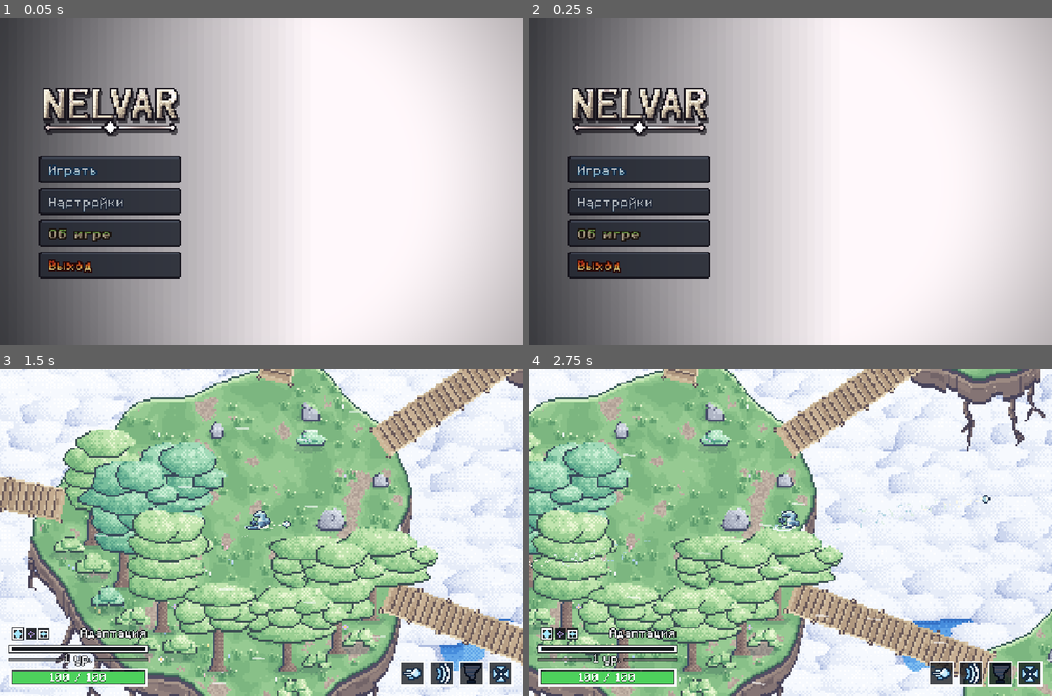
Above: before the commit, frames 1-4 (two rows, left to right).
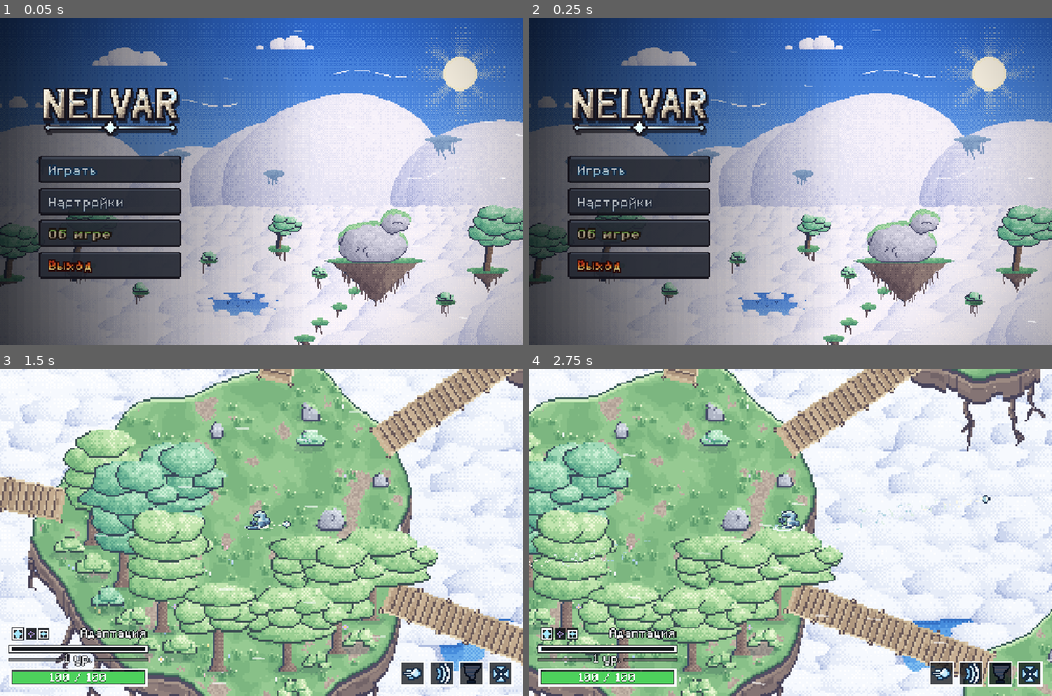
Above: after the commit, the same moments.

Repository: JLichiNus/Nelvar
Game: Godot game, scene res://scenes/main_menu.tscn
Two runs of this game, one before a commit and one after it. Both use one fixed random seed, a clock stepped at 60 frames per second and the inputs below. Sound files missing from this copy of the repository are replaced by a short silence.
Inputs (mouse positions are in pixels of both pictures, inside the frame that each line leads up to):
- Up to frame 1 (0.05 s): no input
- Up to frame 2 (0.25 s): no input
- Up to frame 3 (1.5 s): click "Играть" at 0.5 s; tap Enter (ui_accept) at 1.25 s; move the mouse to (376, 516) at 1.27 s; hold Right (ui_right) from 1.28 s (still down); tap Shift (speed_boost) at 1.35 s; click (376, 516) at 1.42 s
- Up to frame 4 (2.75 s): tap Enter (ui_accept) at 1.52 s; release Right (ui_right) at 2 s; drag from (685, 548) to (921, 503) at 2.02 s

The runs differ from the first frame. In frame 1, 45% of the frame differs, in the area x 0-100%, y 0-100%; in frame 2, 45%; in frame 3, less than 0.1%; in frame 4, nothing differs.
Error before the commit: Parse Error: Could not find type "NelvarOptionRow" in the current scope. (res://ui/main_menu/settings_panel.gd:24)

Commit message:
updated settings & LORE

Diff:
--- a/scripts/game_settings.gd
+++ b/scripts/game_settings.gd
@@ -12,12 +12,13 @@
 
 ## In-game panel with the seed, world stats and controls. Hidden by default.
 var show_info_panel := false
-## Red vignette when the player is hurt: strength per level, the first is off.
-const VIGNETTE_LEVELS: Array[float] = [0.0, 0.4, 0.7, 1.0]
-const VIGNETTE_NAMES: Array[String] = ["выкл.", "слабая", "средняя", "сильная"]
+## Red vignette when the player is hurt: its strength 0..1 (0 is off), set
+## in steps of VIGNETTE_STEP.
+const VIGNETTE_STEP := 0.1
+## Older settings files kept a level (index into these) instead.
+const LEGACY_VIGNETTE_LEVELS: Array[float] = [0.0, 0.4, 0.7, 1.0]
 
-## Index into VIGNETTE_LEVELS.
-var damage_vignette_level := 2
+var damage_vignette := 0.7
 ## Show only the side of the vignette facing whatever hurt the player.
 var damage_vignette_directional := false
 ## Developer menu: "Играть" opens the Void (scenes/void.tscn) instead of the usual world.
@@ -35,8 +36,12 @@
 	if config.load(PATH) == OK:
 		show_info_panel = config.get_value("hud", "show_info_panel", show_info_panel)
 		start_in_void = config.get_value("dev", "start_in_void", start_in_void)
-		damage_vignette_level = clampi(config.get_value("hud", "damage_vignette_level",
-			damage_vignette_level), 0, VIGNETTE_LEVELS.size() - 1)
+		if config.has_section_key("hud", "damage_vignette"):
+			damage_vignette = _snap_vignette(float(config.get_value("hud", "damage_vignette")))
+		elif config.has_section_key("hud", "damage_vignette_level"):
+			var level := clampi(int(config.get_value("hud", "damage_vignette_level")), 0,
+				LEGACY_VIGNETTE_LEVELS.size() - 1)
+			damage_vignette = LEGACY_VIGNETTE_LEVELS[level]
 		damage_vignette_directional = config.get_value("hud", "damage_vignette_directional",
 			damage_vignette_directional)
 		for bus in VOLUME_BUSES:
@@ -69,16 +74,21 @@
 
 
 func damage_vignette_strength() -> float:
-	return VIGNETTE_LEVELS[damage_vignette_level]
+	return damage_vignette
 
 
-func set_damage_vignette_level(level: int) -> void:
-	level = clampi(level, 0, VIGNETTE_LEVELS.size() - 1)
-	if level == damage_vignette_level:
+func set_damage_vignette(strength: float) -> void:
+	strength = _snap_vignette(strength)
+	if is_equal_approx(strength, damage_vignette):
 		return
-	damage_vignette_level = level
+	damage_vignette = strength
 	_save()
 	damage_vignette_changed.emit()
+
+
+## Whole steps, divided rather than multiplied back so 0.7 is saved as 0.7.
+func _snap_vignette(strength: float) -> float:
+	return clampf(roundf(strength / VIGNETTE_STEP) / roundf(1.0 / VIGNETTE_STEP), 0.0, 1.0)
 
 
 func set_damage_vignette_directional(enabled: bool) -> void:
@@ -121,7 +131,9 @@
 	config.load(PATH)  # keep any other sections already saved
 	config.set_value("hud", "show_info_panel", show_info_panel)
 	config.set_value("dev", "start_in_void", start_in_void)
-	config.set_value("hud", "damage_vignette_level", damage_vignette_level)
+	config.set_value("hud", "damage_vignette", damage_vignette)
+	if config.has_section_key("hud", "damage_vignette_level"):
+		config.erase_section_key("hud", "damage_vignette_level")
 	config.set_value("hud", "damage_vignette_directional", damage_vignette_directional)
 	for bus in VOLUME_BUSES:
 		config.set_value("audio", String(bus).to_lower(), volumes[bus])
--- a/ui/main_menu/settings_panel.gd
+++ b/ui/main_menu/settings_panel.gd
@@ -15,13 +15,17 @@
 
 const HINT_META := &"hint"
 
+## Step ticks closer together than this are skipped: dragging a slider
+## crosses many 1% steps a frame, held arrows repeat fast.
+const STEP_SOUND_GAP_MS := 45
+
 ## Next/previous category (physical keys, so they work in any layout).
 const NEXT_KEY := KEY_E
 const PREVIOUS_KEY := KEY_Q
 
 @onready var fullscreen_check: CheckButton = %Fullscreen
 @onready var info_panel_check: CheckButton = %InfoPanel
-@onready var vignette_level: NelvarOptionRow = %VignetteLevel
+@onready var vignette_level: NelvarSlider = %VignetteLevel
 @onready var vignette_direction_check: CheckButton = %VignetteDirection
 @onready var start_in_void_check: CheckButton = %StartInVoid
 @onready var categories: VBoxContainer = %Categories
@@ -30,6 +34,8 @@
 @onready var body: HBoxContainer = %Body
 @onready var footer: HBoxContainer = %Footer
 @onready var divider: ColorRect = %Body/Divider
+## Ticks on every step of a slider or a value row (the menu's hover sound).
+@onready var step_sound: AudioStreamPlayer = %StepSound
 
 var _tabs: Array[Button] = []
 var _pages: Array[Control] = []
@@ -38,6 +44,7 @@
 var _hovered_row: Control
 ## Off while the panel grows or shrinks: nothing in it takes focus or input.
 var _interactive := true
+var _last_step_sound_ms := -STEP_SOUND_GAP_MS
 
 
 func _ready() -> void:
@@ -68,6 +75,8 @@
 		if not rows.is_empty():
 			tab.focus_neighbor_right = tab.get_path_to(rows[0])
 		for row in rows:
+			if row is NelvarSlider:
+				(row as NelvarSlider).value_changed.connect(_play_step.unbind(1))
 			row.focus_neighbor_left = row.get_path_to(tab)
 			row.focus_entered.connect(_set_focused_row.bind(row))
 			row.focus_exited.connect(_set_focused_row.bind(null))
@@ -80,8 +89,8 @@
 	info_panel_check.set_pressed_no_signal(GameSettings.show_info_panel)
 	info_panel_check.toggled.connect(GameSettings.set_show_info_panel)
 	GameSettings.info_panel_changed.connect(info_panel_check.set_pressed_no_signal)
-	vignette_level.options = PackedStringArray(GameSettings.VIGNETTE_NAMES)
-	vignette_level.index_changed.connect(GameSettings.set_damage_vignette_level)
+	vignette_level.step = GameSettings.VIGNETTE_STEP
+	vignette_level.value_changed.connect(GameSettings.set_damage_vignette)
 	vignette_direction_check.toggled.connect(GameSettings.set_damage_vignette_directional)
 	GameSettings.damage_vignette_changed.connect(_show_vignette_settings)
 	_show_vignette_settings()
@@ -175,8 +184,16 @@
 	_stop()
 
 
+func _play_step() -> void:
+	var now := Time.get_ticks_msec()
+	if now - _last_step_sound_ms < STEP_SOUND_GAP_MS:
+		return
+	_last_step_sound_ms = now
+	step_sound.play()
+
+
 func _show_vignette_settings() -> void:
-	vignette_level.index = GameSettings.damage_vignette_level
+	vignette_level.set_value_no_signal(GameSettings.damage_vignette)
 	vignette_direction_check.set_pressed_no_signal(GameSettings.damage_vignette_directional)
 
 
--- a/ui/main_menu/settings_panel.tscn
+++ b/ui/main_menu/settings_panel.tscn
@@ -1,8 +1,9 @@
-[gd_scene load_steps=6 format=3]
+[gd_scene load_steps=7 format=3]
 
 [ext_resource type="Script" path="res://ui/main_menu/settings_panel.gd" id="1"]
-[ext_resource type="Script" path="res://ui/main_menu/option_row.gd" id="2"]
+[ext_resource type="Script" path="res://ui/main_menu/slider.gd" id="2"]
 [ext_resource type="Script" path="res://ui/main_menu/volume_slider.gd" id="3"]
+[ext_resource type="AudioStream" uid="uid://cirqysvg3ccq2" path="res://assets/audio/sfx/ui_hover.wav" id="4"]
 
 [sub_resource type="ButtonGroup" id="ButtonGroup_tabs"]
 
@@ -142,14 +143,17 @@
 unique_name_in_owner = true
 layout_mode = 2
 script = ExtResource("2")
-title = "Сила"
-metadata/hint = "Красный край экрана при получении урона. Стрелки влево и вправо — изменить"
+title = "Виньетка урона"
+step = 0.1
+zero_text = "выкл."
+fill_color = Color(0.86, 0.3, 0.3, 1)
+metadata/hint = "Красный край экрана при получении урона. Стрелки или колесико мыши — изменить"
 
 [node name="VignetteDirection" type="CheckButton" parent="Rows/Body/PageColumn/Scroll/Pages/InterfacePage"]
 unique_name_in_owner = true
 layout_mode = 2
 theme_override_font_sizes/font_size = 22
-text = "Со стороны удара"
+text = "Виньетка со стороны удара"
 metadata/hint = "Краснеет только тот край, с которого пришёл удар"
 
 [node name="AudioPage" type="VBoxContainer" parent="Rows/Body/PageColumn/Scroll/Pages"]
@@ -163,7 +167,7 @@
 script = ExtResource("3")
 bus = &"Master"
 title = "Общая громкость"
-metadata/hint = "Громкость всей игры. Стрелки влево и вправо — изменить"
+metadata/hint = "Громкость всей игры. Стрелки или колесико мыши — изменить"
 
 [node name="MusicVolume" type="Control" parent="Rows/Body/PageColumn/Scroll/Pages/AudioPage"]
 unique_name_in_owner = true
@@ -171,7 +175,7 @@
 script = ExtResource("3")
 bus = &"Music"
 title = "Музыка"
-metadata/hint = "Музыка меню и забегов. Стрелки влево и вправо — изменить"
+metadata/hint = "Музыка меню и забегов. Стрелки или колесико мыши — изменить"
 
 [node name="SfxVolume" type="Control" parent="Rows/Body/PageColumn/Scroll/Pages/AudioPage"]
 unique_name_in_owner = true
@@ -179,7 +183,7 @@
 script = ExtResource("3")
 bus = &"SFX"
 title = "Звуки"
-metadata/hint = "Удары, шаги, интерфейс. Стрелки влево и вправо — изменить"
+metadata/hint = "Удары, шаги, интерфейс. Стрелки или колесико мыши — изменить"
 
 [node name="DevPage" type="VBoxContainer" parent="Rows/Body/PageColumn/Scroll/Pages"]
 unique_name_in_owner = true
@@ -211,3 +215,10 @@
 theme_override_font_sizes/font_size = 22
 text = "Q / E — раздел    Esc — назад"
 horizontal_alignment = 2
+
+[node name="StepSound" type="AudioStreamPlayer" parent="."]
+unique_name_in_owner = true
+stream = ExtResource("4")
+volume_db = -6.0
+max_polyphony = 4
+bus = &"SFX"
--- /dev/null
+++ b/ui/main_menu/slider.gd
@@ -0,0 +1,147 @@
+class_name NelvarSlider
+extends Control
+## One settings row with a value from 0 to 1: its name on the left, a pixel
+## bar and the value in percent on the right, drawn like the HUD bars (whole
+## art pixels, white frame). Click or drag on the bar, turn the mouse wheel
+## over the row, or press left/right while it is focused; every way moves by
+## whole `step`s. Emits `value_changed` only for the player's changes;
+## `set_value_no_signal` shows a value set elsewhere.
+
+signal value_changed(value: float)
+
+const ART_PIXEL := 3.0
+const FONT_SIZE := 22
+const BAR_HEIGHT := 18.0
+## Widest the bar gets; narrower rows give it 45% of their width.
+const BAR_WIDTH := 330.0
+## Column right of the bar for the value ("100%", "выкл.").
+const VALUE_WIDTH := 72.0
+## Same height as a CheckButton row (theme: 6 above and below the text).
+const PADDING := 6.0
+
+@export var title := ""
+## One click of the wheel or one arrow press; the value always stays a whole
+## number of steps.
+@export_range(0.01, 1.0, 0.01) var step := 0.01
+## Shown instead of "0%" when set.
+@export var zero_text := ""
+@export var text_color := Color(0.93, 0.9, 0.8)
+@export var frame_color := Color(0.93, 0.9, 0.8)
+@export var focus_color := Color.WHITE
+@export var back_color := Color(0.05, 0.06, 0.08, 0.75)
+@export var fill_color := Color(0.64, 0.9, 1.0)
+
+var _value := 1.0
+var _dragging := false
+var _hovered := false
+
+
+func _ready() -> void:
+	focus_mode = Control.FOCUS_ALL
+	mouse_filter = Control.MOUSE_FILTER_STOP
+	texture_filter = CanvasItem.TEXTURE_FILTER_NEAREST
+	mouse_entered.connect(_set_hovered.bind(true))
+	mouse_exited.connect(_set_hovered.bind(false))
+	focus_entered.connect(queue_redraw)
+	focus_exited.connect(queue_redraw)
+
+
+func _get_minimum_size() -> Vector2:
+	var font := get_theme_font("font", "Label")
+	return Vector2(0.0, maxf(font.get_height(FONT_SIZE), BAR_HEIGHT) + PADDING * 2.0)
+
+
+func value() -> float:
+	return _value
+
+
+func set_value_no_signal(new_value: float) -> void:
+	_value = clampf(new_value, 0.0, 1.0)
+	queue_redraw()
+
+
+func _gui_input(event: InputEvent) -> void:
+	var button := event as InputEventMouseButton
+	if button != null and button.pressed and button.button_index in [
+			MOUSE_BUTTON_WHEEL_UP, MOUSE_BUTTON_WHEEL_RIGHT,
+			MOUSE_BUTTON_WHEEL_DOWN, MOUSE_BUTTON_WHEEL_LEFT]:
+		# Up/right is more. Taken even at 0% or 100%, so the page behind
+		# does not scroll away from under the cursor.
+		var more := button.button_index in [MOUSE_BUTTON_WHEEL_UP, MOUSE_BUTTON_WHEEL_RIGHT]
+		_set_value(_value + (step if more else -step))
+		accept_event()
+	elif button != null and button.button_index == MOUSE_BUTTON_LEFT:
+		_dragging = button.pressed
+		if button.pressed:
+			grab_focus()
+			_set_from_x(button.position.x)
+		accept_event()
+	elif event is InputEventMouseMotion and _dragging:
+		_set_from_x((event as InputEventMouseMotion).position.x)
+		accept_event()
+	elif event.is_action_pressed("ui_left", true):
+		_set_value(_value - step)
+		accept_event()
+	elif event.is_action_pressed("ui_right", true):
+		_set_value(_value + step)
+		accept_event()
+
+
+func _set_from_x(x: float) -> void:
+	var bar := _bar_rect()
+	_set_value((x - bar.position.x) / maxf(bar.size.x, 1.0))
+
+
+# Snapped to whole steps, so the percent always reads a multiple of the step.
+func _set_value(new_value: float) -> void:
+	# Divided rather than multiplied back, so 97 steps of 0.01 are exactly
+	# 0.97 and not 0.9700000000000001 in the settings file.
+	new_value = clampf(roundf(new_value / step) / roundf(1.0 / step), 0.0, 1.0)
+	if is_equal_approx(new_value, _value):
+		return
+	_value = new_value
+	queue_redraw()
+	value_changed.emit(_value)
+
+
+func _set_hovered(hovered: bool) -> void:
+	_hovered = hovered
+	queue_redraw()
+
+
+func _value_text() -> String:
+	if _value <= 0.0 and not zero_text.is_empty():
+		return zero_text
+	return "%d%%" % roundi(_value * 100.0)
+
+
+func _bar_rect() -> Rect2:
+	var width := snappedf(minf(BAR_WIDTH, size.x * 0.45), ART_PIXEL)
+	var left := snappedf(size.x - VALUE_WIDTH - width, ART_PIXEL)
+	var top := snappedf((size.y - BAR_HEIGHT) / 2.0, ART_PIXEL)
+	return Rect2(Vector2(left, top), Vector2(width, BAR_HEIGHT))
+
+
+func _draw() -> void:
+	var font := get_theme_font("font", "Label")
+	var active := has_focus() or _hovered or _dragging
+	var label_color := focus_color if active else text_color
+	var baseline := (size.y - font.get_height(FONT_SIZE)) / 2.0 + font.get_ascent(FONT_SIZE)
+	draw_string(font, Vector2(PADDING, baseline), title, HORIZONTAL_ALIGNMENT_LEFT, -1.0,
+		FONT_SIZE, label_color)
+	var text := _value_text()
+	var width := font.get_string_size(text, HORIZONTAL_ALIGNMENT_LEFT, -1, FONT_SIZE).x
+	draw_string(font, Vector2(size.x - width - PADDING, baseline), text,
+		HORIZONTAL_ALIGNMENT_LEFT, -1.0, FONT_SIZE, label_color)
+
+	var bar := _bar_rect()
+	draw_rect(bar, back_color)
+	draw_rect(bar.grow(-ART_PIXEL / 2.0), focus_color if active else frame_color, false, ART_PIXEL)
+	var inner := bar.grow(-ART_PIXEL * 2.0)
+	var fill := snappedf(inner.size.x * _value, ART_PIXEL)
+	if fill > 0.0:
+		draw_rect(Rect2(inner.position, Vector2(fill, inner.size.y)), fill_color)
+	# A notch where the value is, so even 0% shows where the handle sits.
+	var notch_x := inner.position.x + clampf(fill - ART_PIXEL, 0.0, inner.size.x - ART_PIXEL)
+	draw_rect(Rect2(Vector2(notch_x, bar.position.y), Vector2(ART_PIXEL, bar.size.y)),
+		focus_color if active else frame_color)
--- a/ui/main_menu/volume_slider.gd
+++ b/ui/main_menu/volume_slider.gd
@@ -1,127 +1,22 @@
 class_name NelvarVolumeSlider
-extends Control
-## One volume row in the settings: its name on the left, a pixel bar and the
-## percent on the right, drawn like the HUD bars (whole art pixels, white
-## frame). Click or drag on the bar, or press left/right while it is focused
-## (5% a step). Reads and writes GameSettings.volumes[bus].
-
-const ART_PIXEL := 3.0
-const FONT_SIZE := 22
-const STEP := 0.05
-const BAR_HEIGHT := 18.0
-## Widest the bar gets; narrower rows give it 45% of their width.
-const BAR_WIDTH := 330.0
-## Column right of the bar for the percent ("100%").
-const PERCENT_WIDTH := 72.0
-## Same height as a CheckButton row (theme: 6 above and below the text).
-const PADDING := 6.0
+extends NelvarSlider
+## A volume row in the settings (1% a step): reads and writes
+## GameSettings.volumes[bus].
 
 @export var bus: StringName = &"Master"
-@export var title := "Громкость"
-@export var text_color := Color(0.93, 0.9, 0.8)
-@export var frame_color := Color(0.93, 0.9, 0.8)
-@export var focus_color := Color.WHITE
-@export var back_color := Color(0.05, 0.06, 0.08, 0.75)
-@export var fill_color := Color(0.64, 0.9, 1.0)
-
-var _value := 1.0
-var _dragging := false
-var _hovered := false
 
 
 func _ready() -> void:
-	focus_mode = Control.FOCUS_ALL
-	mouse_filter = Control.MOUSE_FILTER_STOP
-	texture_filter = CanvasItem.TEXTURE_FILTER_NEAREST
-	_value = GameSettings.volume(bus)
+	super()
+	set_value_no_signal(GameSettings.volume(bus))
+	value_changed.connect(_on_value_changed)
 	GameSettings.volume_changed.connect(_on_volume_changed)
-	mouse_entered.connect(_set_hovered.bind(true))
-	mouse_exited.connect(_set_hovered.bind(false))
-	focus_entered.connect(queue_redraw)
-	focus_exited.connect(queue_redraw)
 
 
-func _get_minimum_size() -> Vector2:
-	var font := get_theme_font("font", "Label")
-	return Vector2(0.0, maxf(font.get_height(FONT_SIZE), BAR_HEIGHT) + PADDING * 2.0)
-
-
-func value() -> float:
-	return _value
-
-
-func _gui_input(event: InputEvent) -> void:
-	var button := event as InputEventMouseButton
-	if button != null and button.button_index == MOUSE_BUTTON_LEFT:
-		_dragging = button.pressed
-		if button.pressed:
-			grab_focus()
-			_set_from_x(button.position.x)
-		accept_event()
-	elif event is InputEventMouseMotion and _dragging:
-		_set_from_x((event as InputEventMouseMotion).position.x)
-		accept_event()
-	elif event.is_action_pressed("ui_left", true):
-		_set_value(_value - STEP)
-		accept_event()
-	elif event.is_action_pressed("ui_right", true):
-		_set_value(_value + STEP)
-		accept_event()
-
-
-func _set_from_x(x: float) -> void:
-	var bar := _bar_rect()
-	_set_value((x - bar.position.x) / maxf(bar.size.x, 1.0))
-
-
-# Snapped to whole steps, so the percent always reads 0, 5, 10...
-func _set_value(new_value: float) -> void:
-	new_value = clampf(snappedf(new_value, STEP), 0.0, 1.0)
-	if is_equal_approx(new_value, _value):
-		return
-	_value = new_value
-	GameSettings.set_volume(bus, _value)
-	queue_redraw()
+func _on_value_changed(new_value: float) -> void:
+	GameSettings.set_volume(bus, new_value)
 
 
 func _on_volume_changed(changed_bus: StringName, new_value: float) -> void:
-	if changed_bus == bus and not is_equal_approx(new_value, _value):
-		_value = new_value
-		queue_redraw()
-
-
-func _set_hovered(hovered: bool) -> void:
-	_hovered = hovered
-	queue_redraw()
-
-
-func _bar_rect() -> Rect2:
-	var width := snappedf(minf(BAR_WIDTH, size.x * 0.45), ART_PIXEL)
-	var left := snappedf(size.x - PERCENT_WIDTH - width, ART_PIXEL)
-	var top := snappedf((size.y - BAR_HEIGHT) / 2.0, ART_PIXEL)
-	return Rect2(Vector2(left, top), Vector2(width, BAR_HEIGHT))
-
-
-func _draw() -> void:
-	var font := get_theme_font("font", "Label")
-	var active := has_focus() or _hovered or _dragging
-	var label_color := focus_color if active else text_color
-	var baseline := (size.y - font.get_height(FONT_SIZE)) / 2.0 + font.get_ascent(FONT_SIZE)
-	draw_string(font, Vector2(PADDING, baseline), title, HORIZONTAL_ALIGNMENT_LEFT, -1.0,
-		FONT_SIZE, label_color)
-	var percent := "%d%%" % roundi(_value * 100.0)
-	var width := font.get_string_size(percent, HORIZONTAL_ALIGNMENT_LEFT, -1, FONT_SIZE).x
-	draw_string(font, Vector2(size.x - width - PADDING, baseline), percent,
-		HORIZONTAL_ALIGNMENT_LEFT, -1.0, FONT_SIZE, label_color)
-
-	var bar := _bar_rect()
-	draw_rect(bar, back_color)
-	draw_rect(bar.grow(-ART_PIXEL / 2.0), focus_color if active else frame_color, false, ART_PIXEL)
-	var inner := bar.grow(-ART_PIXEL * 2.0)
-	var fill := snappedf(inner.size.x * _value, ART_PIXEL)
-	if fill > 0.0:
-		draw_rect(Rect2(inner.position, Vector2(fill, inner.size.y)), fill_color)
-	# A notch where the value is, so even 0% shows where the handle sits.
-	var notch_x := inner.position.x + clampf(fill - ART_PIXEL, 0.0, inner.size.x - ART_PIXEL)
-	draw_rect(Rect2(Vector2(notch_x, bar.position.y), Vector2(ART_PIXEL, bar.size.y)),
-		focus_color if active else frame_color)
+	if changed_bus == bus and not is_equal_approx(new_value, value()):
+		set_value_no_signal(new_value)
Not shown, added: ui/main_menu/slider.gd.uid
Not shown, changed: docs/LORE.md
Not shown, added: docs/OLD_LORE.md
Not shown, added: docs/OLD_VISION.md
Not shown, changed: docs/VISION.md
